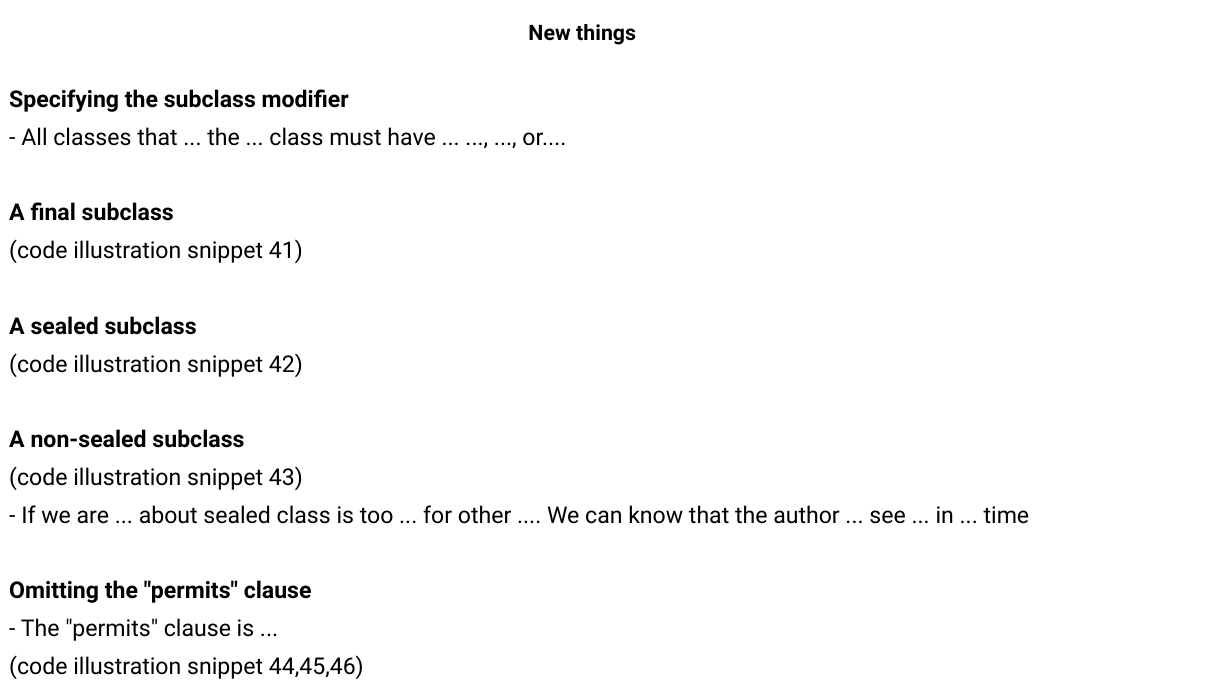
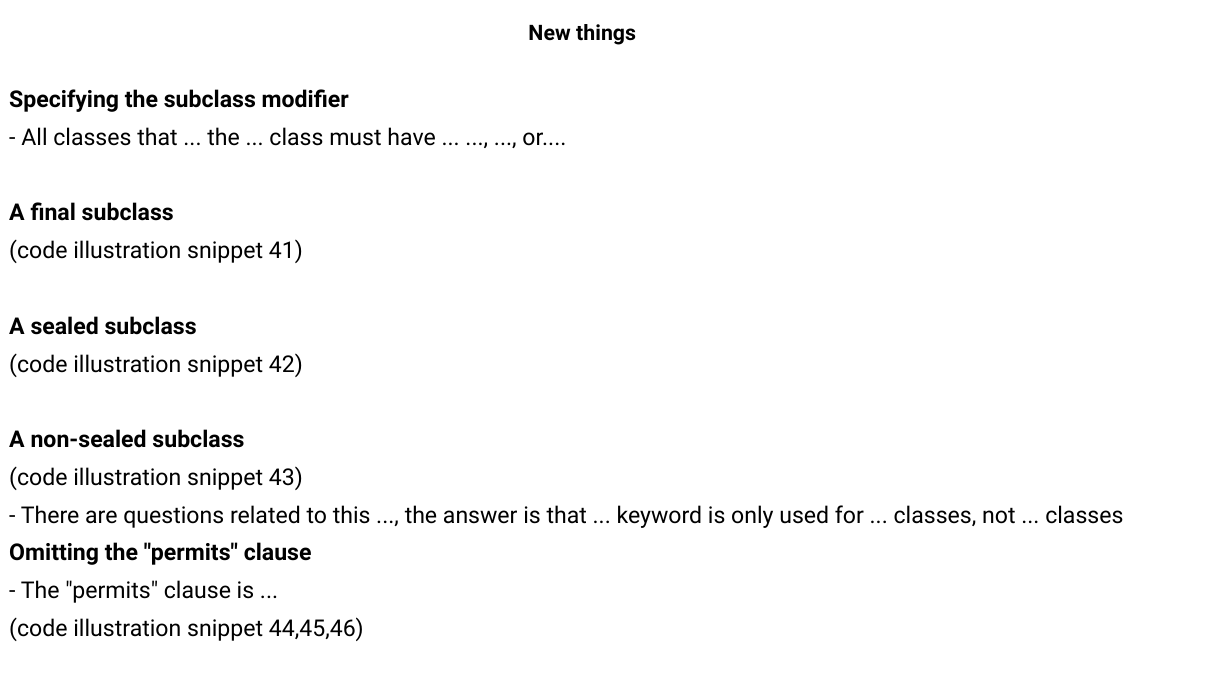
Before and after one commit to MaiDinhVinh/CS-Java, a slide deck: slide 25 of OCP17/old progress/Chapter 6 - Class Design and Chapter 7 - Beyond classes.pptx (slide 23 before the commit). Drawn at 1232x693 pixels with LibreOffice and Linux fonts; fonts in the diff are those of the drawing. Boxes give left, top, right and bottom in pixels: in the first picture for what was removed or moved away, otherwise in the second. Text is boxed around its words. In the diff, an @@ line names an element or a change of style, - is before the commit and + after.

```diff
--- a/OCP17/old progress/Chapter 6 - Class Design and Chapter 7 - Beyond classes.pptx
+++ b/OCP17/old progress/Chapter 6 - Class Design and Chapter 7 - Beyond classes.pptx
@@ text at box(21, 505, 1123, 528): text changed @@
-- If we are ... about sealed class is too ... for other .... We can know that the author ... see ... in ... time
+- There are questions related to this ..., the answer is that ... keyword is only used for ... classes, not ... classes
```
Also in this commit, not shown: 8 other slides changed, 2 slides added.
